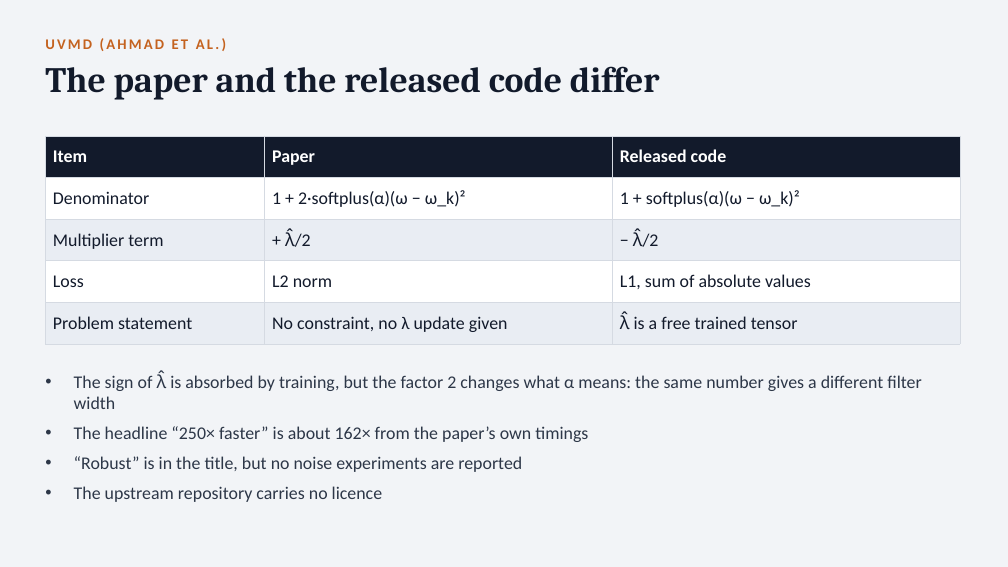
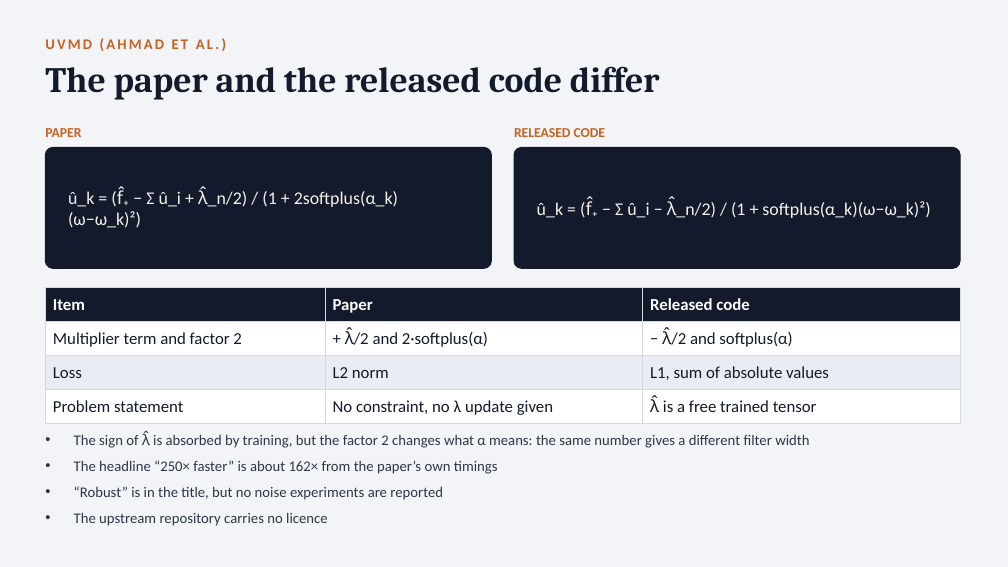
Before and after one commit to Aitzaz332/vmd-uvmd-comparison, a slide deck: slide 11 of VMD UVMD Comparison.pptx. Drawn at 1008x567 pixels with LibreOffice and Linux fonts; fonts in the diff are those of the drawing. Boxes give left, top, right and bottom in pixels: in the first picture for what was removed or moved away, otherwise in the second. Text is boxed around its words. In the diff, an @@ line names an element or a change of style, - is before the commit and + after.

```diff
--- a/VMD UVMD Comparison.pptx
+++ b/VMD UVMD Comparison.pptx
@@ text added at (45,128,81,137), 13 pt, text #C4621F, bold @@
+PAPER
@@ rounded rectangle added at (45,147,492,268), fill #121A2B, outline #121A2B 1 pt @@
@@ text added at (514,128,606,137), 13 pt, text #C4621F, bold @@
+RELEASED CODE
@@ rounded rectangle added at (514,147,960,268), fill #121A2B, outline #121A2B 1 pt @@
@@ text added at (68,187,398,228), 17 pt, text #F4F1EA @@
+û_k = (f̂₊ − Σ û_i + λ̂_n/2) / (1 + 2softplus(α_k)(ω−ω_k)²)
@@ text added at (537,198,930,218), 17 pt, text #F4F1EA @@
+û_k = (f̂₊ − Σ û_i − λ̂_n/2) / (1 + softplus(α_k)(ω−ω_k)²)
@@ table at (45,287,960,419) @@
-row 2: Denominator | 1 + 2·softplus(α)(ω − ω_k)² | 1 + softplus(α)(ω − ω_k)²
-row 3: Multiplier term | + λ̂/2 | − λ̂/2
+row 2: Multiplier term and factor 2 | + λ̂/2 and 2·softplus(α) | − λ̂/2 and softplus(α)
@@ table: place and size @@
-table at (45,136,960,336)
+table at (45,287,960,419)
@@ text "The sign of λ̂ is ...": place and size @@
-text "The sign of λ̂ is ..." at (74,371,921,502)
+text "The sign of λ̂ is ..." at (74,432,809,526)
@@ text "The sign of λ̂ is ..." at (74,432,809,526): size 17 to 14 pt @@
```
Also in this commit, not shown: 6 other slides changed, 1 other file.
